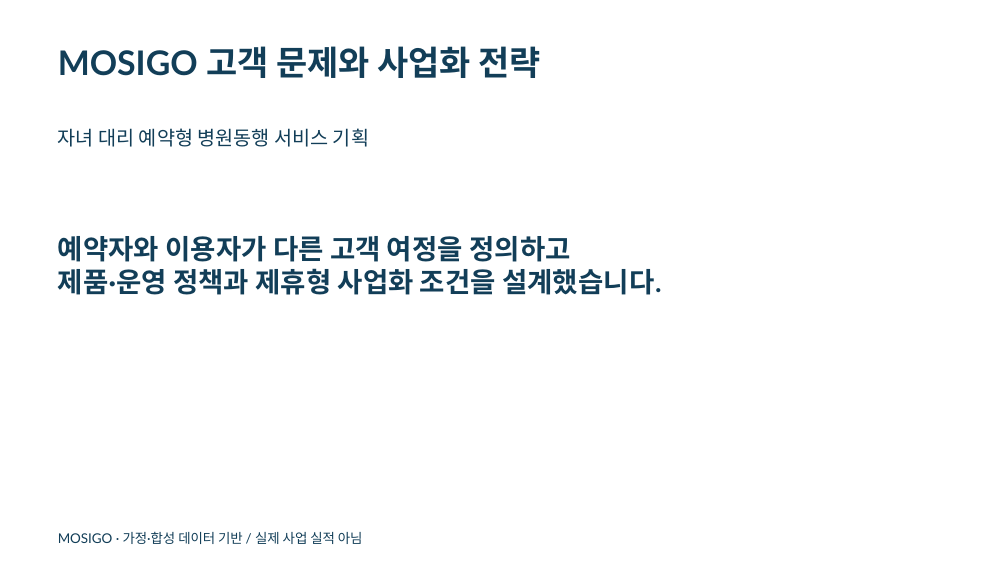
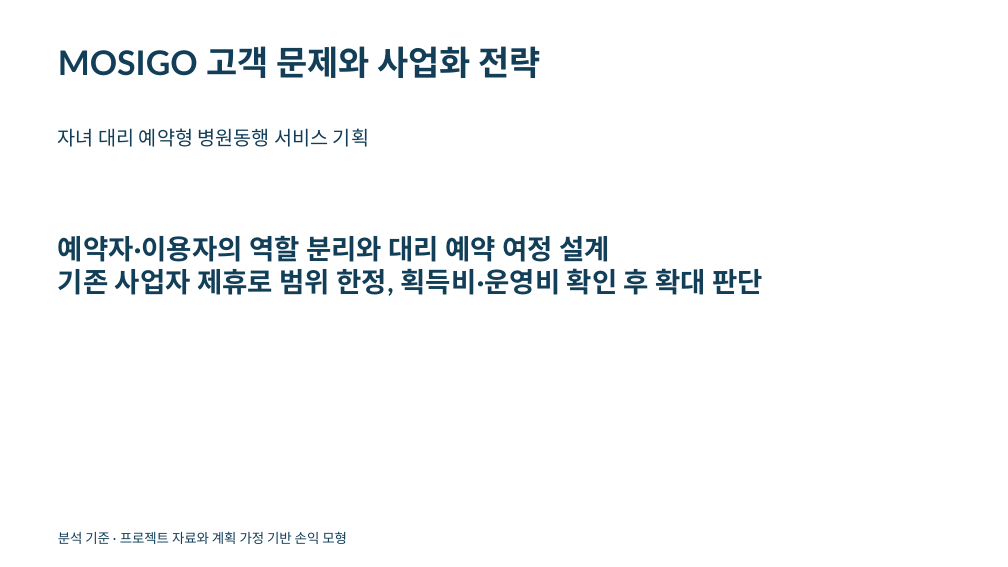
Before and after one commit to dohyunkimmm/mosigo-case-study, a slide deck: slide 1 of downloads/mosigo_report.pptx. Drawn at 1008x567 pixels with LibreOffice and Linux fonts; fonts in the diff are those of the drawing. Boxes give left, top, right and bottom in pixels: in the first picture for what was removed or moved away, otherwise in the second. Text is boxed around its words. In the diff, an @@ line names an element or a change of style, - is before the commit and + after.

```diff
--- a/downloads/mosigo_report.pptx
+++ b/downloads/mosigo_report.pptx
@@ text at (x1=58, y1=235, x2=763, y2=296): text changed @@
-예약자와 이용자가 다른 고객 여정을 정의하고
-제품·운영 정책과 제휴형 사업화 조건을 설계했습니다.
+예약자·이용자의 역할 분리와 대리 예약 여정 설계
+기존 사업자 제휴로 범위 한정, 획득비·운영비 확인 후 확대 판단
@@ text at (x1=58, y1=531, x2=347, y2=544): text changed @@
-MOSIGO · 가정·합성 데이터 기반 / 실제 사업 실적 아님
+분석 기준 · 프로젝트 자료와 계획 가정 기반 손익 모형
```
Also in this commit, not shown: 8 other slides changed, 2 slides added, 4 other files.
